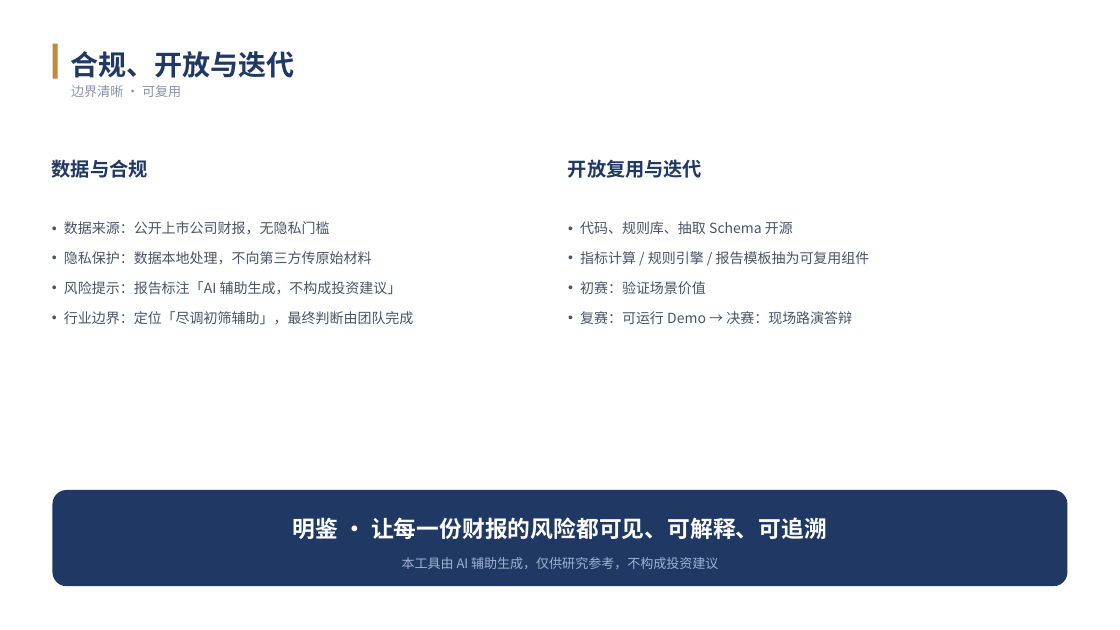
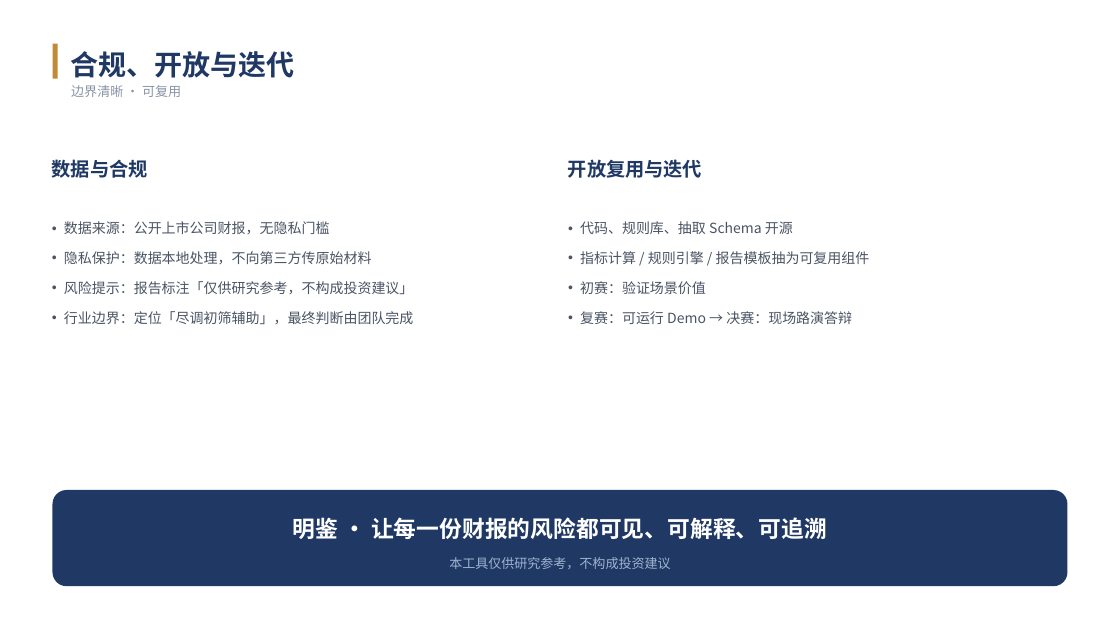
Before and after one commit to sunhao33/mingjian-due-diligence, a slide deck: slide 10 of docs/明鉴_方案.pptx. Drawn at 1120x630 pixels with LibreOffice and Linux fonts; fonts in the diff are those of the drawing. Boxes give left, top, right and bottom in pixels: in the first picture for what was removed or moved away, otherwise in the second. Text is boxed around its words. In the diff, an @@ line names an element or a change of style, - is before the commit and + after.

Commit message:
chore: 移除「AI 辅助生成」表述，统一免责声明
- README / Demo / 报告 / 方案书 中的免责声明改为「仅供研究参考，不构成投资建议」
- 同步更新方案 PPT 与 PDF 结尾页

```diff
--- a/docs/明鉴_方案.pptx
+++ b/docs/明鉴_方案.pptx
@@ text at (64,281,414,294): text changed @@
-• 风险提示：报告标注「AI 辅助生成，不构成投资建议」
+• 风险提示：报告标注「仅供研究参考，不构成投资建议」
@@ text at (449,557,670,569): text changed @@
-本工具由 AI 辅助生成，仅供研究参考，不构成投资建议
+本工具仅供研究参考，不构成投资建议
```
Also in this commit, not shown: 5 other files.
